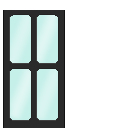
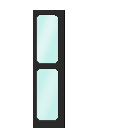
Comparing the layer stacks of the two 128 x 128 images. Changes:
painted on "Layer 3" over [3, 10, 33, 128]
